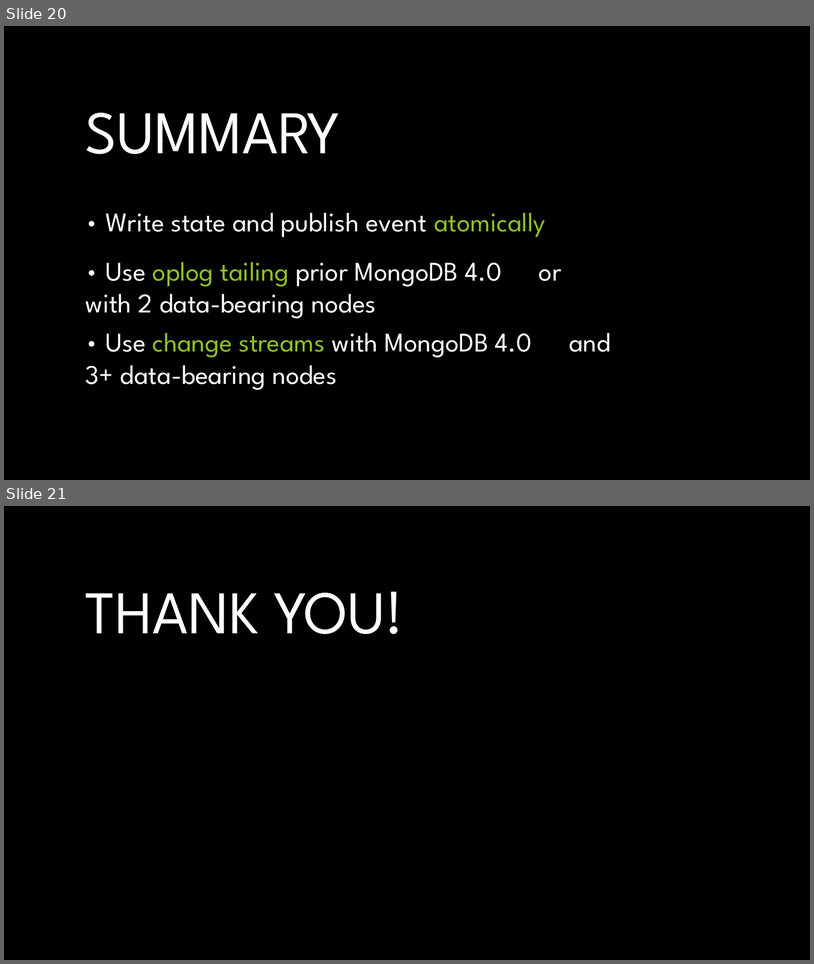
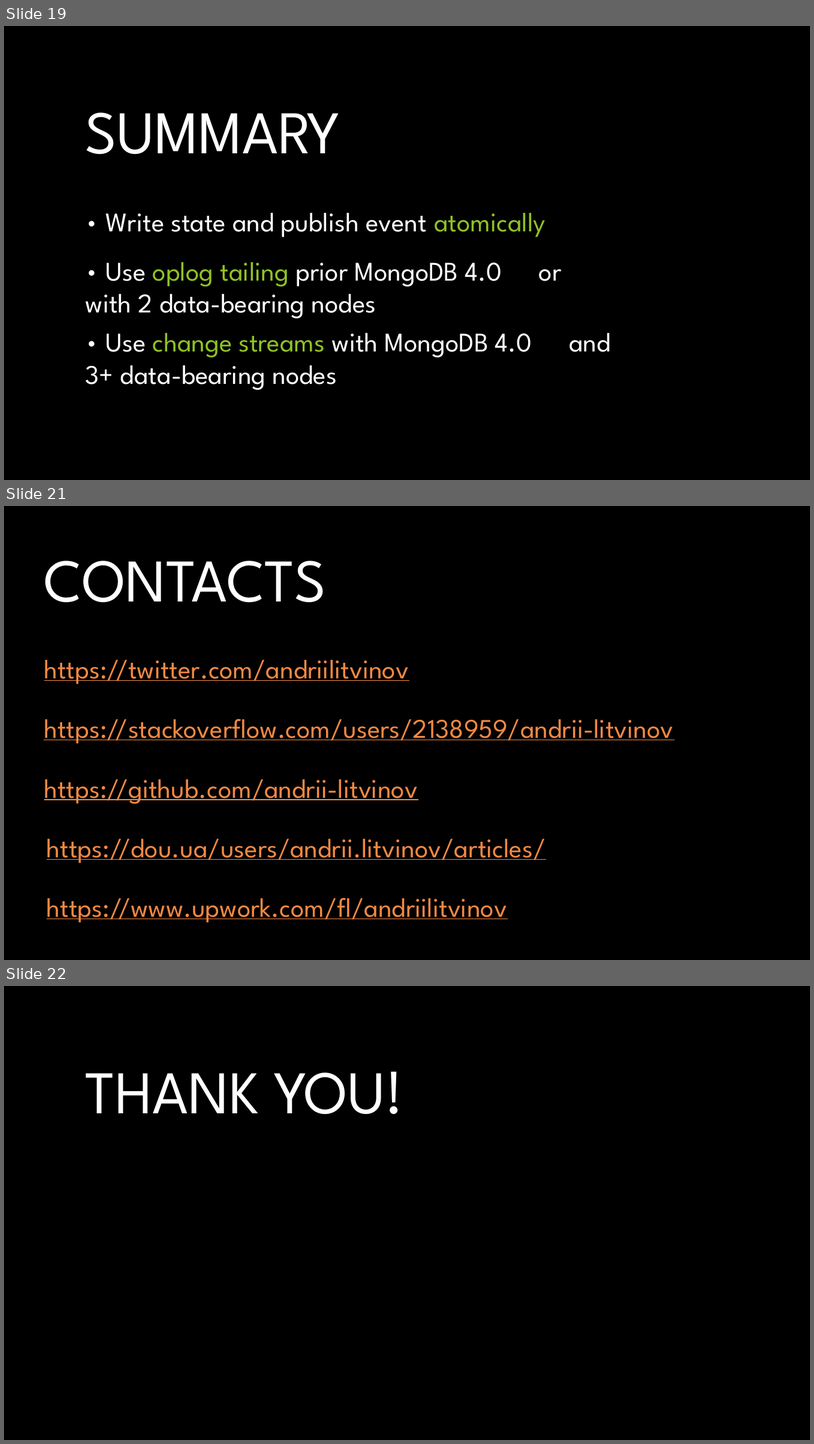
Before and after one commit to andrii-litvinov/event-driven-mongodb, a slide deck: t18-event-mongodb.pptx. Shown one above the other, each under a label of ours: slides 20 and 21 before the commit, slides 19, 21 and 22 after it; the slides between them are not shown. The pictures are 814x964 and 814x1444 pixels, drawn with LibreOffice and Linux fonts; fonts in the diff are those of the drawing; background and template pictures are left out. Boxes give left, top, right and bottom in pixels: in the first picture for what was removed or moved away, otherwise in the second. Text is boxed around its words. In the diff, an @@ line names an element or a change of style, - is before the commit and + after.

```diff
--- a/t18-event-mongodb.pptx
+++ b/t18-event-mongodb.pptx
@@ slide 21 added at [4,506,810,960], background picture (left out) @@
@@ title added at [44,561,326,603], 72 pt, text #FFFFFF @@
+CONTACTS
@@ text added at [44,660,410,684], 32 pt, text #F28943, underline @@
+https://twitter.com/andriilitvinov
@@ text added at [44,718,674,744], 32 pt, text #F28943, underline @@
+https://stackoverflow.com/users/2138959/andrii-litvinov
@@ text added at [44,779,418,804], 32 pt, text #F28943, underline @@
+https://github.com/andrii-litvinov
@@ text added at [47,838,546,863], 32 pt, text #F28943, underline @@
+https://dou.ua/users/andrii.litvinov/articles/
@@ text added at [47,897,507,922], 32 pt, text #F28943, underline @@
+https://www.upwork.com/fl/andriilitvinov
@@ what was slide 20 is now slide 19 @@
@@ what was slide 21 is now slide 22 @@
```
Also in this commit, not shown: 7 slides changed.
